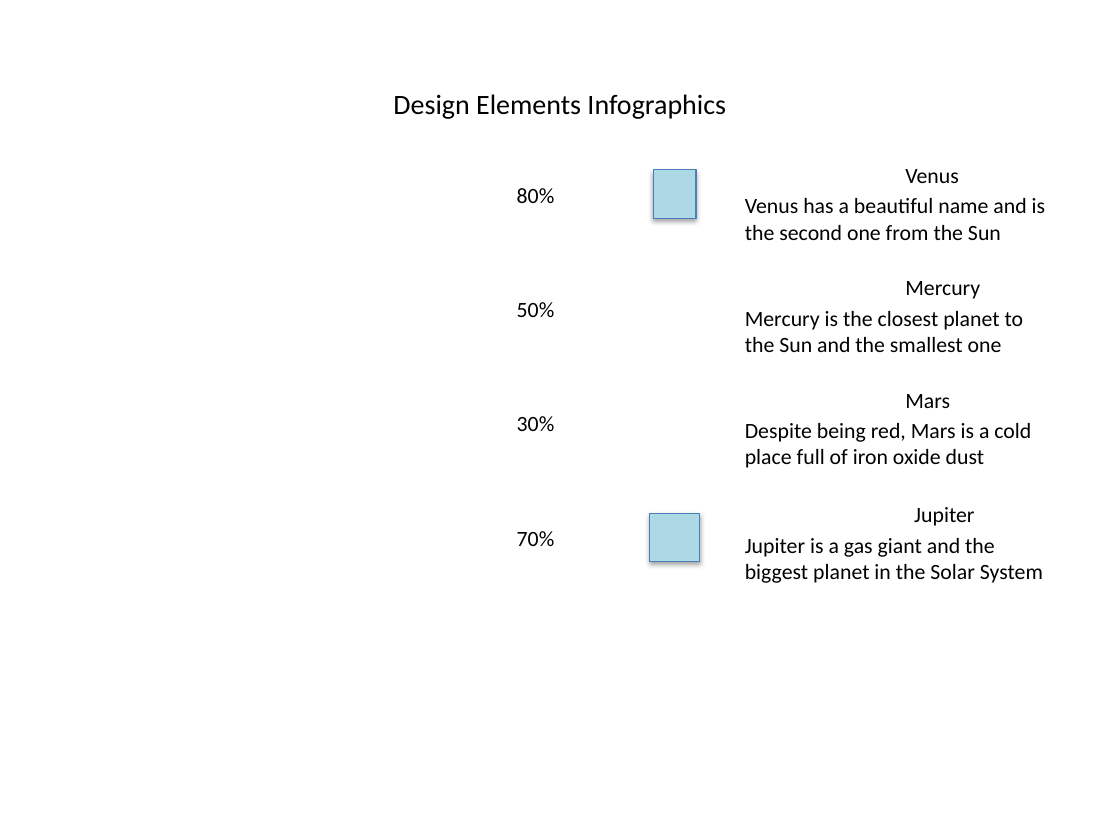
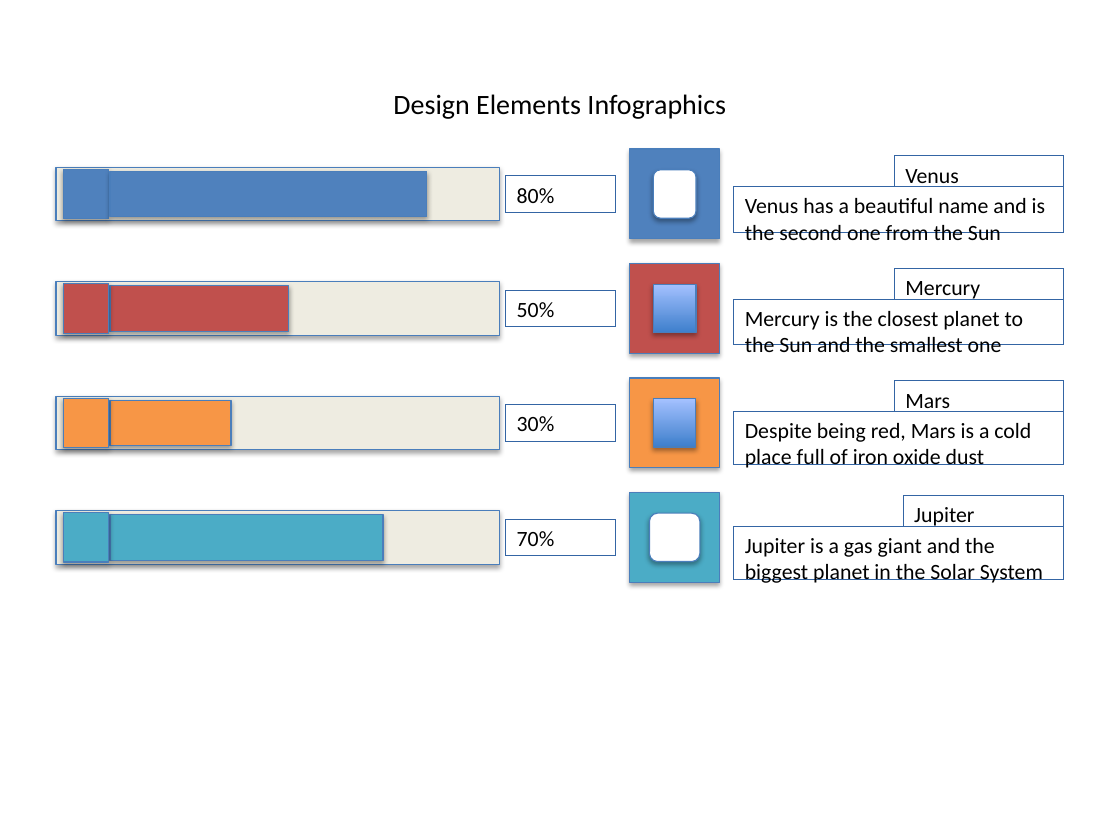
Before and after one commit to realbits-lab/naly, a slide deck: slide 22 of examples/generated_presentation.pptx. Drawn at 1120x840 pixels with LibreOffice and Linux fonts; fonts in the diff are those of the drawing. Boxes give left, top, right and bottom in pixels: in the first picture for what was removed or moved away, otherwise in the second. Text is boxed around its words. In the diff, an @@ line names an element or a change of style, - is before the commit and + after.

```diff
--- a/examples/generated_presentation.pptx
+++ b/examples/generated_presentation.pptx
@@ rectangle: place and size @@
-rectangle at [653, 170, 696, 218]
+rectangle at [629, 149, 719, 239]
@@ rectangle at [629, 149, 719, 239]: fill #ADD8E6 to #4F81BD; outline #4B7EBC 0.75 pt to none @@
@@ rectangle added at [56, 167, 500, 221], fill #EEECE1 @@
@@ rectangle added at [64, 169, 110, 218], fill #4F81BD @@
@@ rectangle added at [110, 171, 427, 217], fill #4F81BD @@
@@ rounded rectangle added at [653, 170, 696, 218], fill #FFFFFF @@
@@ rectangle added at [629, 263, 719, 353], fill #C0504D @@
@@ rectangle added at [56, 282, 500, 336], fill #EEECE1 @@
@@ rectangle added at [64, 283, 110, 333], fill #C0504D @@
@@ rectangle added at [110, 286, 289, 332], fill #C0504D @@
@@ rectangle added at [653, 284, 696, 333], fill gradient #3F80CE to #A4C4FF, outline #4B7EBC 0.75 pt @@
@@ rectangle added at [629, 379, 719, 468], fill #F79646 @@
@@ rectangle added at [56, 396, 500, 450], fill #EEECE1 @@
@@ rectangle added at [64, 398, 110, 447], fill #F79646 @@
@@ rectangle added at [110, 400, 231, 446], fill #F79646 @@
@@ rectangle added at [653, 399, 696, 447], fill gradient #3F80CE to #A4C4FF, outline #4B7EBC 0.75 pt @@
@@ rectangle: place and size @@
-rectangle at [650, 513, 700, 561]
+rectangle at [629, 493, 719, 582]
@@ rectangle at [629, 493, 719, 582]: fill #ADD8E6 to #4BACC6; outline #4B7EBC 0.75 pt to none @@
@@ rectangle added at [56, 511, 500, 564], fill #EEECE1 @@
@@ rectangle added at [64, 513, 110, 562], fill #4BACC6 @@
@@ rectangle added at [110, 515, 383, 561], fill #4BACC6 @@
@@ rounded rectangle added at [650, 513, 700, 561], fill #FFFFFF @@
```
Also in this commit, not shown: 31 other slides changed, 3 other files.
